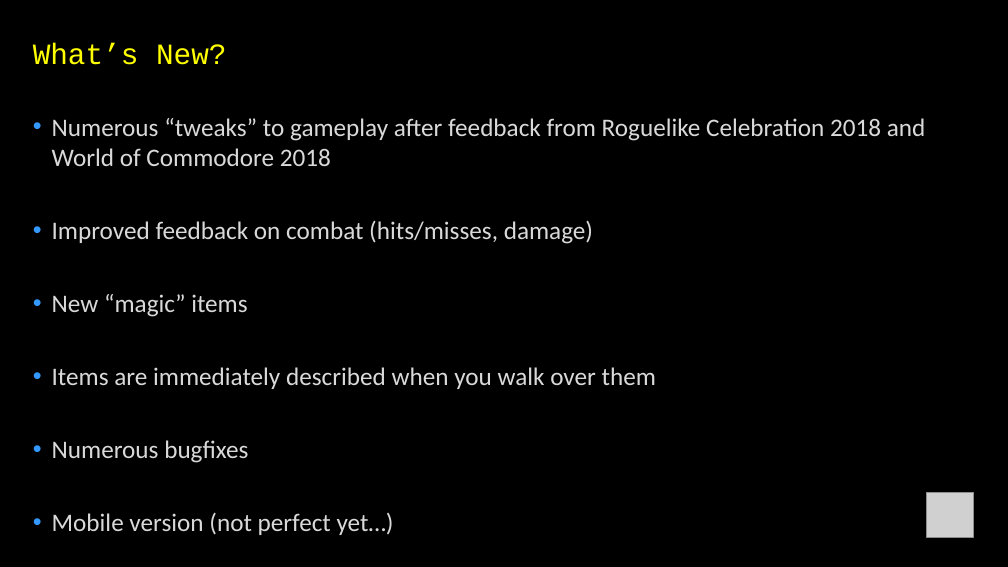
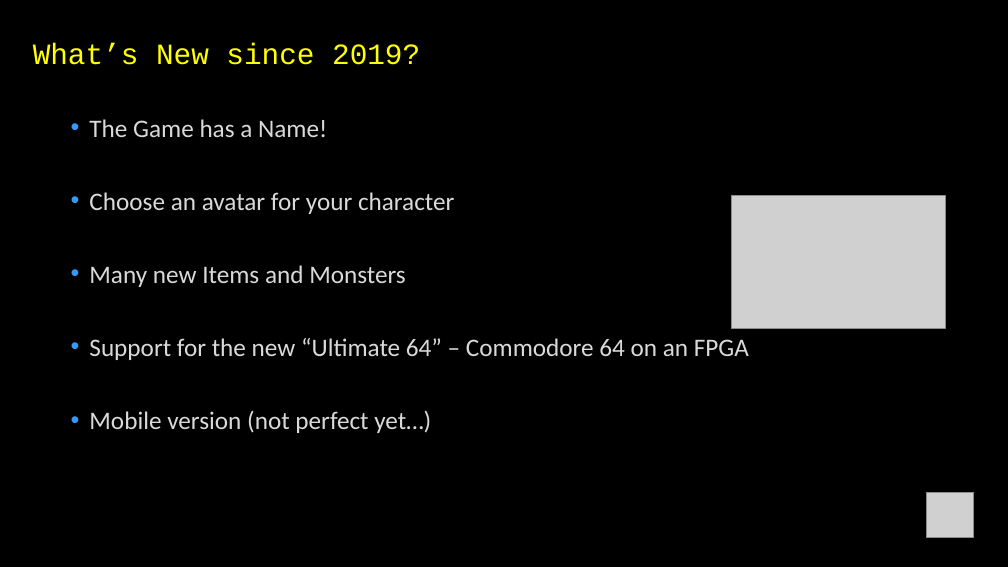
Before and after one commit to LeifBloomquist/MultiRogueLike, a slide deck: slide 6 of Docs/Presentations/Leif Roguelike Celebration 2020.pptx (slide 7 before the commit). Drawn at 1008x567 pixels with LibreOffice and Linux fonts; fonts in the diff are those of the drawing; grey boxes stand for pictures. Boxes give left, top, right and bottom in pixels: in the first picture for what was removed or moved away, otherwise in the second. Text is boxed around its words. In the diff, an @@ line names an element or a change of style, - is before the commit and + after.

```diff
--- a/Docs/Presentations/Leif Roguelike Celebration 2020.pptx
+++ b/Docs/Presentations/Leif Roguelike Celebration 2020.pptx
@@ title at (33,43,420,65): text changed @@
-What’s New?
+What’s New since 2019?
@@ text "The Game has a Name!": place and size @@
-text "The Game has a Name!" at (52,118,926,535)
+text "The Game has a Name!" at (89,119,749,433)
@@ text at (89,119,749,360): text changed @@
-• Numerous “tweaks” to gameplay after feedback from Roguelike Celebration 2018 and World of Commodore 2018
-• Improved feedback on combat (hits/misses, damage)
-• New “magic” items
-• Items are immediately described when you walk over them
-• Numerous bugfixes
+• The Game has a Name!
+• Choose an avatar for your character
+• Many new Items and Monsters
+• Support for the new “Ultimate 64” – Commodore 64 on an FPGA
@@ picture added at (732,195,945,328) @@
```
Also in this commit, not shown: 6 other slides changed, 1 slide removed, 8 other files.
